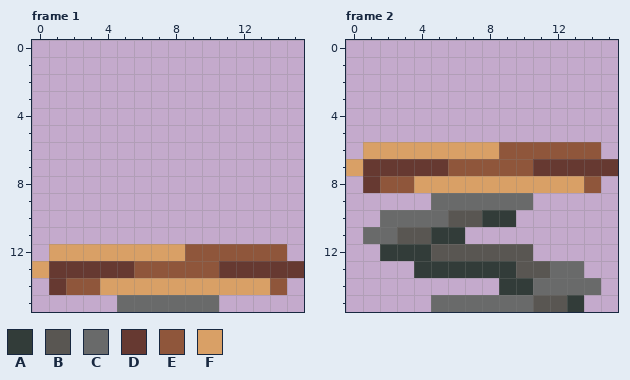
Two versions of one pixel-art file, assets/images/spring.aseprite. Above, as it was before the edit.
16x16 pixels, 7 frames. Shown: frame 1, frame 2. The commit also changed other frames, which this record leaves out.
Palette (. is transparent): A #323c39  B #595652  C #696a6a  D #663931  E #8f563b  F #d9a066
Pixels before, frame 1, first column x 0:
12 .FFFFFFFFEEEEEE.
13 FDDDDDEEEEEDDDDD
14 .DEEFFFFFFFFFFE.
15 .....CCCCCC.....
Pixels before, frame 2, first column x 0:
 6 .FFFFFFFFEEEEEE.
 7 FDDDDDEEEEEDDDDD
 8 .DEEFFFFFFFFFFE.
 9 .....CCCCCC.....
10 ..CCCCBBAA......
11 .CCBBAA.........
12 ..AAABBBBBB.....
13 ....AAAAAABBCC..
14 .........AACCCC.
15 .....CCCCCCBBA..
After the commit:
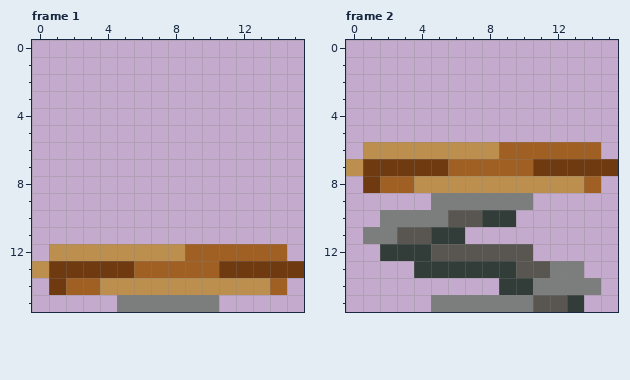
Difference:
colour C: #696a6a -> #7c7d7d
colour D: #663931 -> #703a11
colour E: #8f563b -> #a16023
colour F: #d9a066 -> #bd8f4f
Boxes around the changes in both pictures, in picture pixels (x1, y1, x2, y2):
changed: (32, 244, 304, 312)
changed: (346, 142, 618, 312)
